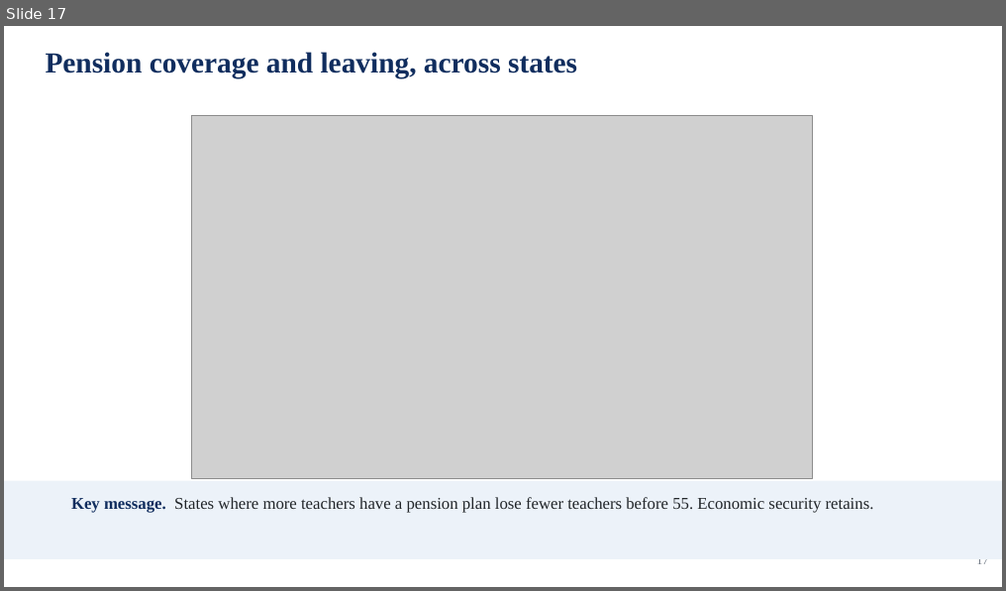
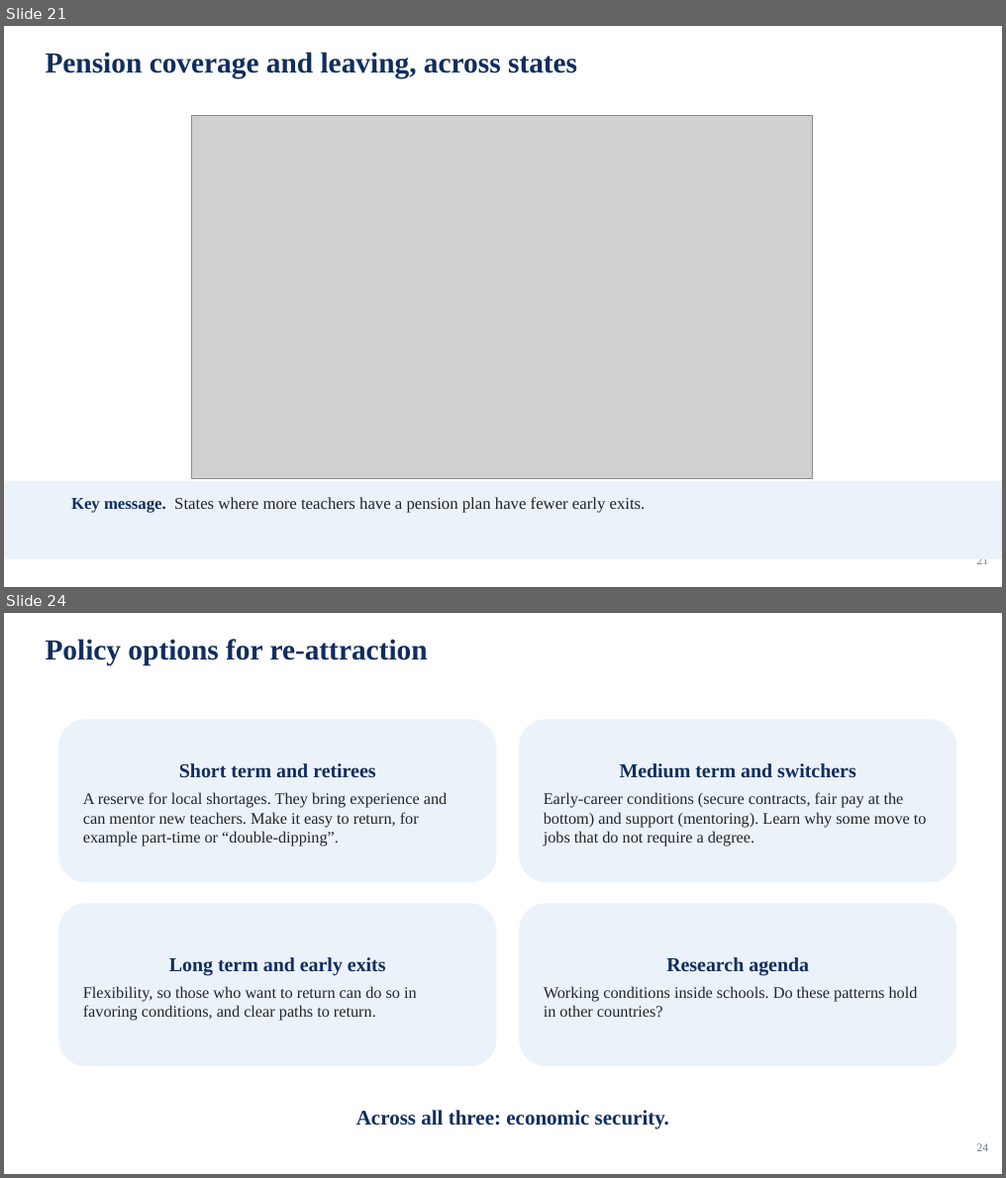
Before and after one commit to jedr1-ship-it/Alternative-Pathways----Quant, a slide deck: report/data_cluster/Proyect_US_policy.pptx. Shown one above the other, each under a label of ours: slide 17 before the commit, slides 21 and 24 after it; the slides between them are not shown. The pictures are 1006x591 and 1006x1178 pixels, drawn with LibreOffice and Linux fonts; fonts in the diff are those of the drawing; grey boxes stand for pictures. Boxes give left, top, right and bottom in pixels: in the first picture for what was removed or moved away, otherwise in the second. Text is boxed around its words. In the diff, an @@ line names an element or a change of style, - is before the commit and + after.

```diff
--- a/report/data_cluster/Proyect_US_policy.pptx
+++ b/report/data_cluster/Proyect_US_policy.pptx
@@ slide 24 added at bbox=[4, 613, 1002, 1174], background #FFFFFF @@
@@ text added at bbox=[46, 639, 428, 665], 28 pt, text #102D5E, bold @@
+Policy options for re-attraction
@@ rounded rectangle added at bbox=[58, 719, 497, 882], fill #ECF2F9, 15.5 pt, text #212529 @@
+Short term and retirees
+A reserve for local shortages. They bring experience and can mentor new teachers. Make it easy to return, for example part-time or “double-dipping”.
@@ rounded rectangle added at bbox=[519, 719, 957, 882], fill #ECF2F9, 15.5 pt, text #212529 @@
+Medium term and switchers
+Early-career conditions (secure contracts, fair pay at the bottom) and support (mentoring). Learn why some move to jobs that do not require a degree.
@@ rounded rectangle added at bbox=[58, 903, 497, 1066], fill #ECF2F9, 15.5 pt, text #212529 @@
+Long term and early exits
+Flexibility, so those who want to return can do so in favoring conditions, and clear paths to return.
@@ rounded rectangle added at bbox=[519, 903, 957, 1066], fill #ECF2F9, 15.5 pt, text #212529 @@
+Research agenda
+Working conditions inside schools. Do these patterns hold in other countries?
@@ text added at bbox=[356, 1110, 669, 1130], 20 pt, text #102D5E, bold @@
+Across all three: economic security.
@@ text added at bbox=[977, 1144, 989, 1152], 11 pt, text #6B7480 @@
+24
@@ what was slide 17 is now slide 21 @@
@@ slide 21 changed as well @@
@@ text at bbox=[71, 497, 646, 513]: text changed @@
-Key message. States where more teachers have a pension plan lose fewer teachers before 55. Economic security retains.
+Key message. States where more teachers have a pension plan have fewer early exits.
@@ text at bbox=[977, 560, 989, 565]: text changed @@
-17
+21
```
Also in this commit, not shown: 13 other slides changed, 10 other slides added, 4 slides removed, 1 other file.
